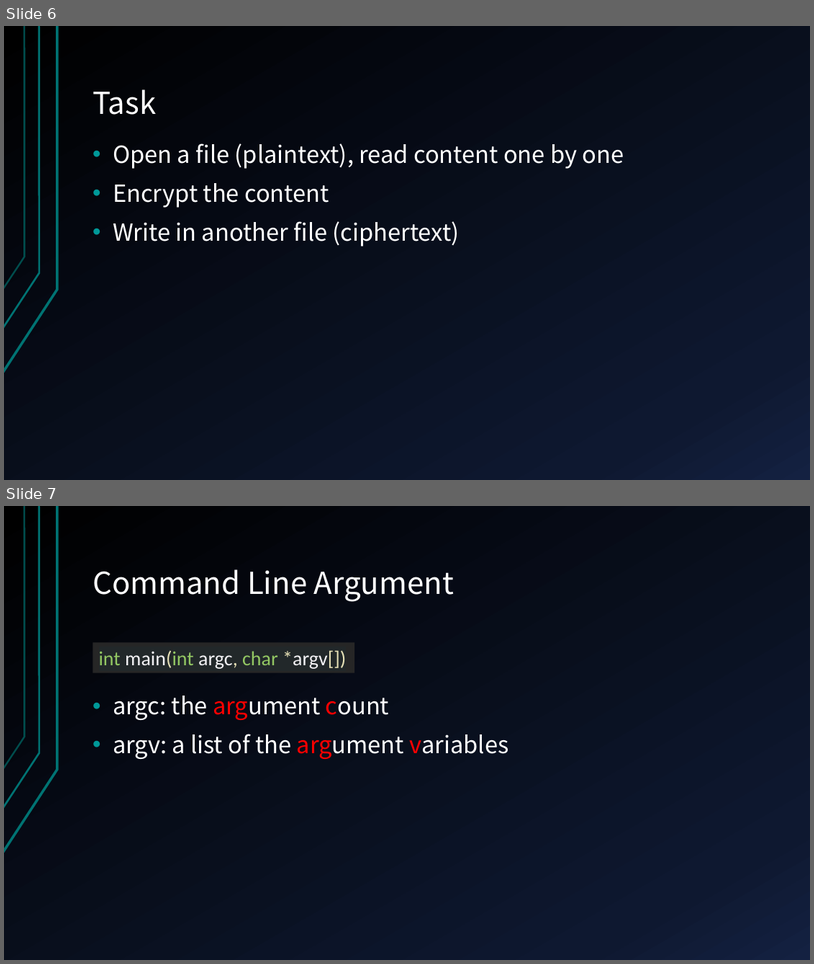
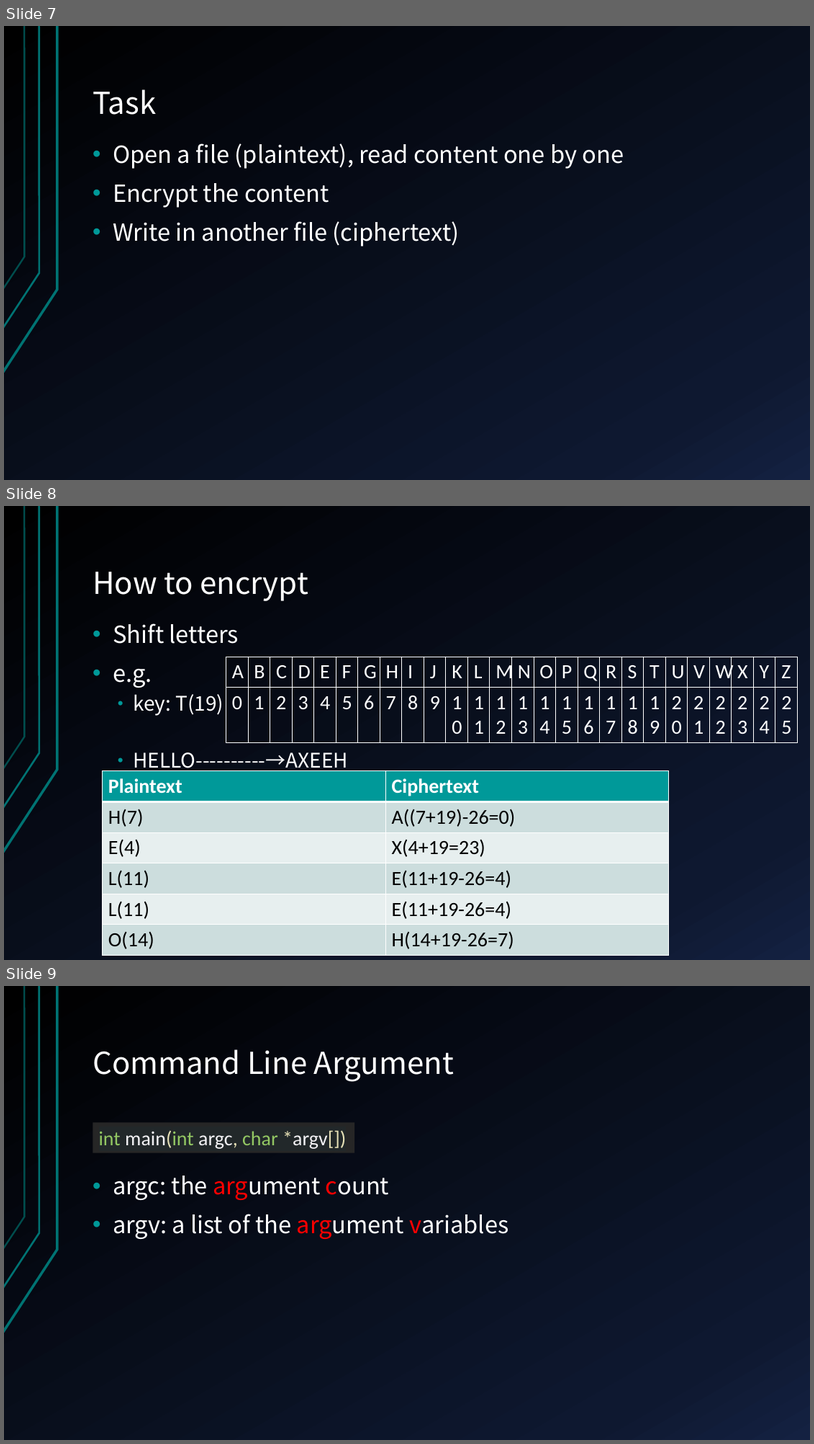
Before and after one commit to Aaron-Cai/C-basis, a slide deck: slide/C Programming Language 02.pptx. Shown one above the other, each under a label of ours: slides 6 and 7 before the commit, slides 7, 8 and 9 after it. The pictures are 814x964 and 814x1444 pixels, drawn with LibreOffice and Linux fonts; fonts in the diff are those of the drawing. Boxes give left, top, right and bottom in pixels: in the first picture for what was removed or moved away, otherwise in the second. Text is boxed around its words. In the diff, an @@ line names an element or a change of style, - is before the commit and + after.

```diff
--- a/slide/C Programming Language 02.pptx
+++ b/slide/C Programming Language 02.pptx
@@ slide 8 added at (4, 506, 810, 960), background gradient #000000 to #0F1931 to #142242; not listed: 3 template elements that a slide beside it also shows @@
@@ title added at (93, 572, 309, 601), 36 pt, text #FFFFFF @@
+How to encrypt
@@ text added at (113, 623, 348, 773), 24 pt, text #FFFFFF @@
+• Shift letters
+• e.g.
+  • key: T(19)
+  • HELLO----------→AXEEH
@@ table added at (226, 656, 792, 952), 2 rows, 26 columns @@
+A | B | C | D | E | F | G | H | I | J | K | L | M | N | O | P | Q | R | S | T | U | V | W | X | Y | Z
+0 | 1 | 2 | 3 | 4 | 5 | 6 | 7 | 8 | 9 | 10 | 11 | 12 | 13 | 14 | 15 | 16 | 17 | 18 | 19 | 20 | 21 | 22 | 23 | 24 | 25
@@ table added at (102, 771, 669, 952), 6 rows, 2 columns @@
+Plaintext | Ciphertext
+H(7) | A((7+19)-26=0)
+E(4) | X(4+19=23)
+L(11) | E(11+19-26=4)
+L(11) | E(11+19-26=4)
+O(14) | H(14+19-26=7)
@@ what was slide 6 is now slide 7 @@
@@ what was slide 7 is now slide 9 @@
```
Also in this commit, not shown: 1 other slide added.
